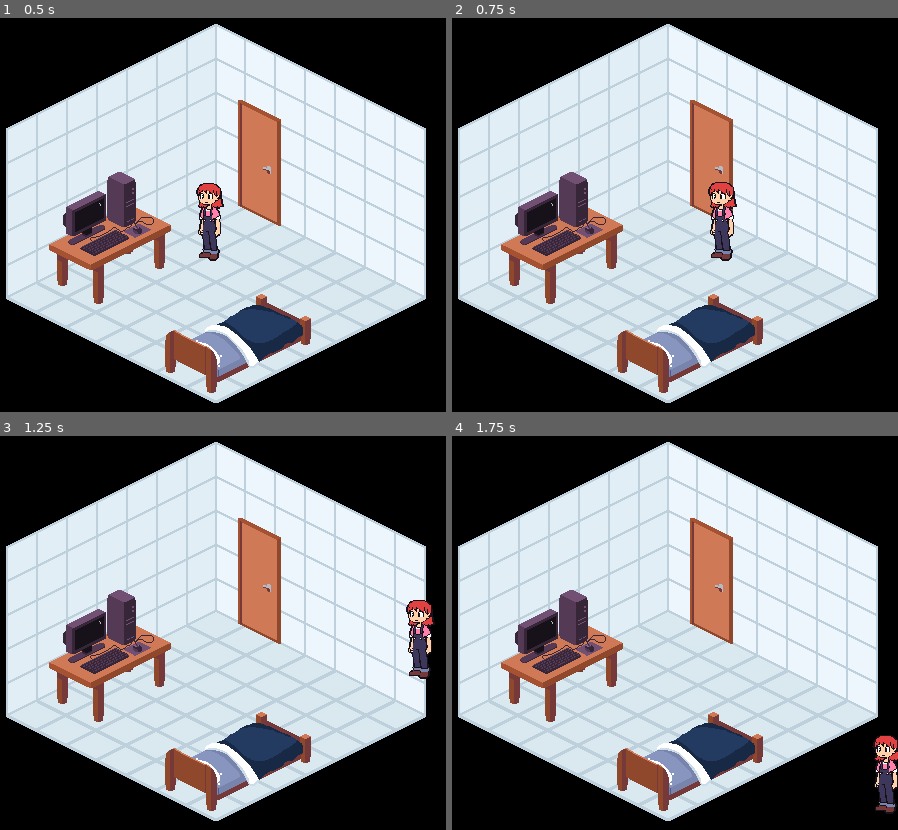
Above: before the commit, frames 1-4 (two rows, left to right).
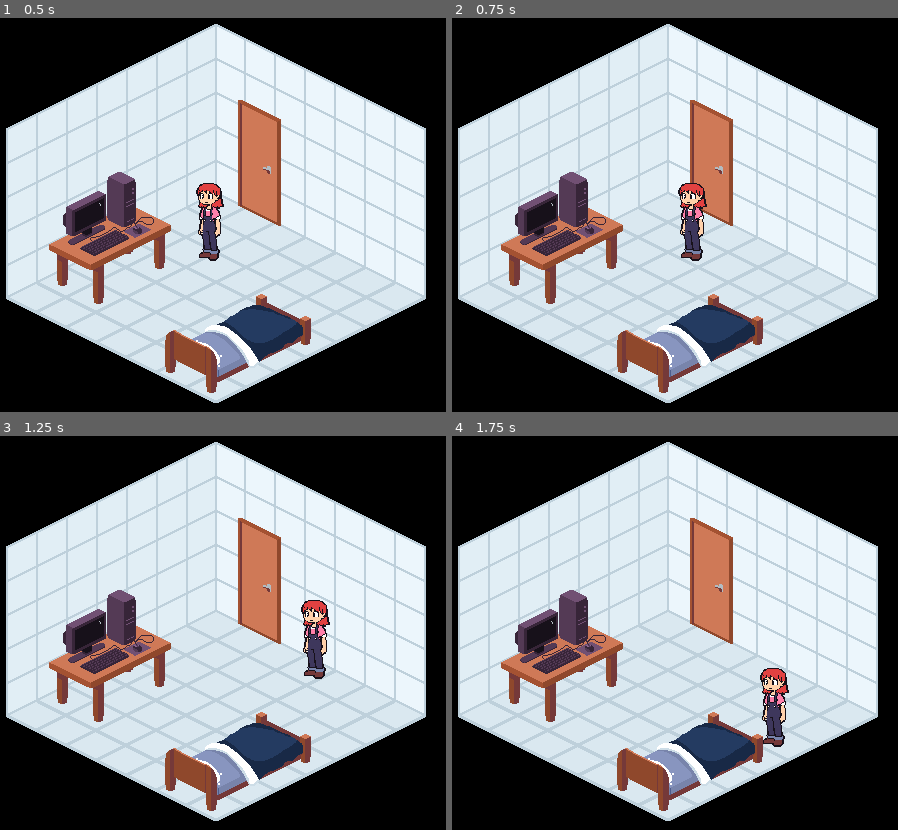
Above: after the commit, the same moments.

Repository: andcolatto/Repository-Santa-Merc-
Game: Godot game, scene res://Scenes/debug.tscn
Two runs of this game, one before a commit and one after it. Both use one fixed random seed, a clock stepped at 60 frames per second and the inputs below.
Inputs:
- Up to frame 1 (0.5 s): no input
- Up to frame 2 (0.75 s): tap Enter at 0.5 s; hold Right (ui_right) from 0.53 s (still down)
- Up to frame 3 (1.25 s): keep holding Right (ui_right)
- Up to frame 4 (1.75 s): release Right (ui_right) at 1.28 s; hold Down (ui_down) from 1.28 s (still down)

Frame 1 is identical in both runs. In frame 2, 1.9% of the frame differs, in the area x 50-64%, y 41-62%; in frame 3, 1.9%; in frame 4, 1.9%.

Commit message:
Amanda's Speed

Diff:
--- a/Santa Mercê/project/Scenes/debug.tscn
+++ b/Santa Mercê/project/Scenes/debug.tscn
@@ -34,6 +34,7 @@
 position = Vector2(224, 210)
 motion_mode = 1
 script = ExtResource("2_quvyc")
+speed = 150.0
 
 [node name="HitBox" type="CollisionShape2D" parent="Amanda/CharacterBody2D" unique_id=102753134]
 position = Vector2(0, -1)
